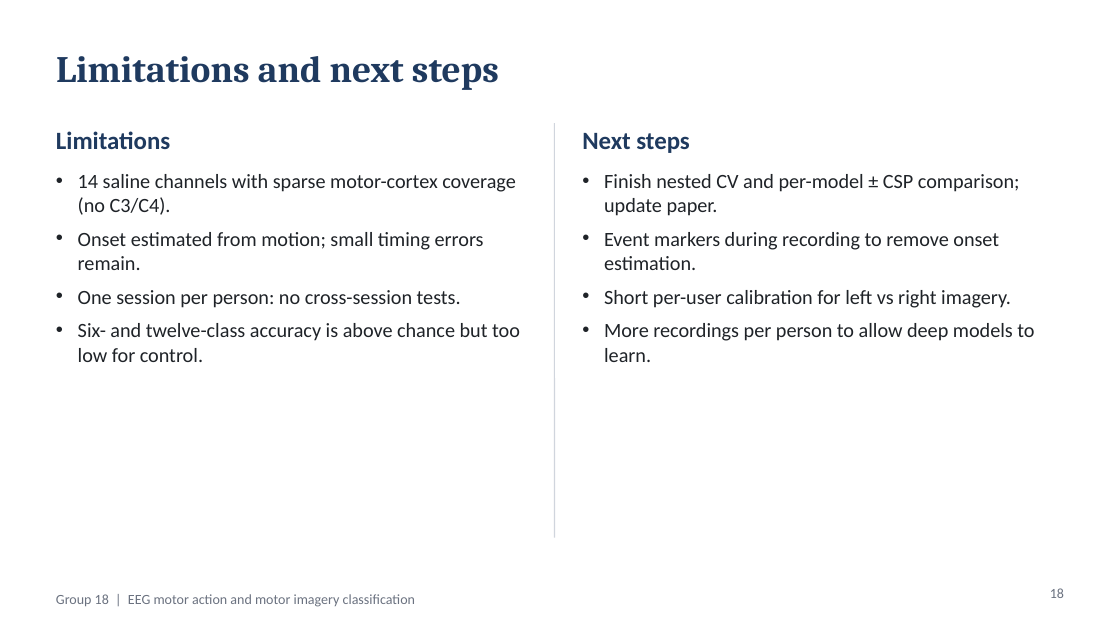
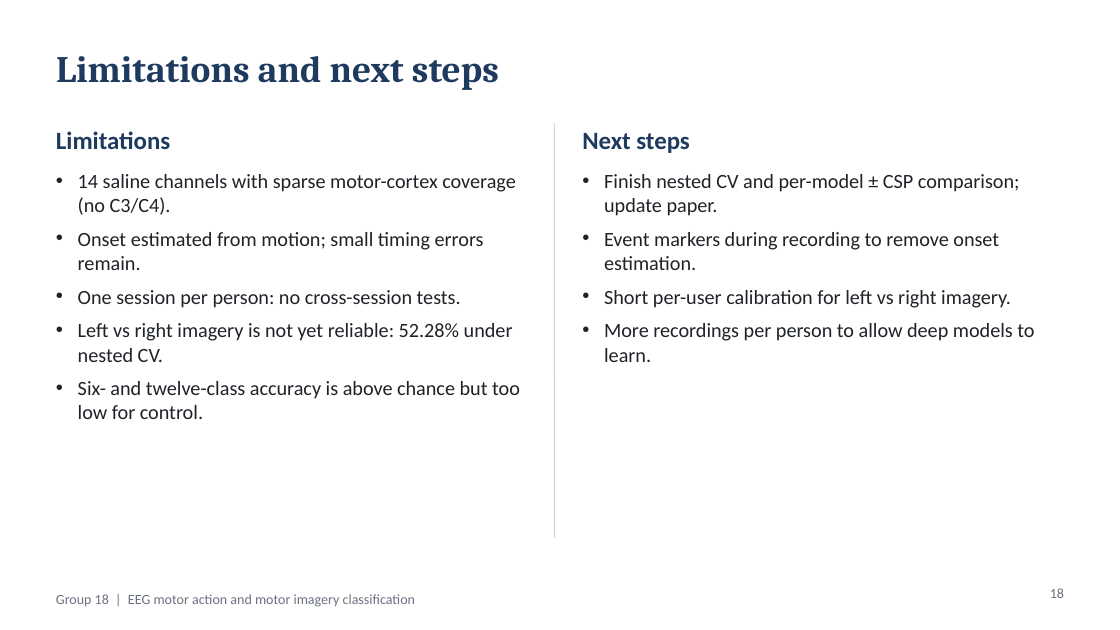
Before and after one commit to tanaydarshan/bci-motor-imagery-grp18, a slide deck: slide 18 of presentation/BCI_Group18_Review.pptx. Drawn at 1120x630 pixels with LibreOffice and Linux fonts; fonts in the diff are those of the drawing. Boxes give left, top, right and bottom in pixels: in the first picture for what was removed or moved away, otherwise in the second. Text is boxed around its words. In the diff, an @@ line names an element or a change of style, - is before the commit and + after.

```diff
--- a/presentation/BCI_Group18_Review.pptx
+++ b/presentation/BCI_Group18_Review.pptx
@@ text at [78, 323, 513, 362]: paragraph added @@
+• Left vs right imagery is not yet reliable: 52.28% under nested CV.
```
Also in this commit, not shown: 4 other slides changed, 2 other files.
